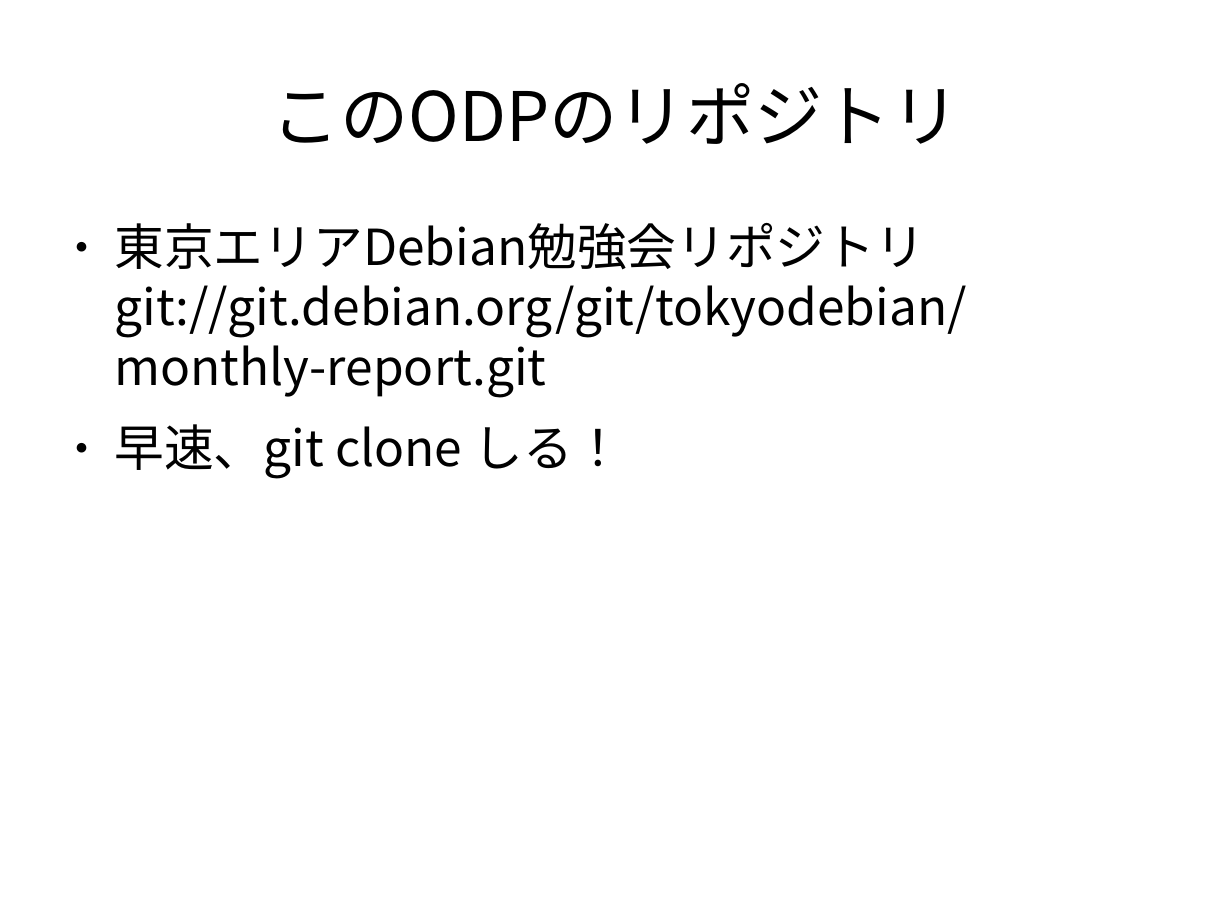
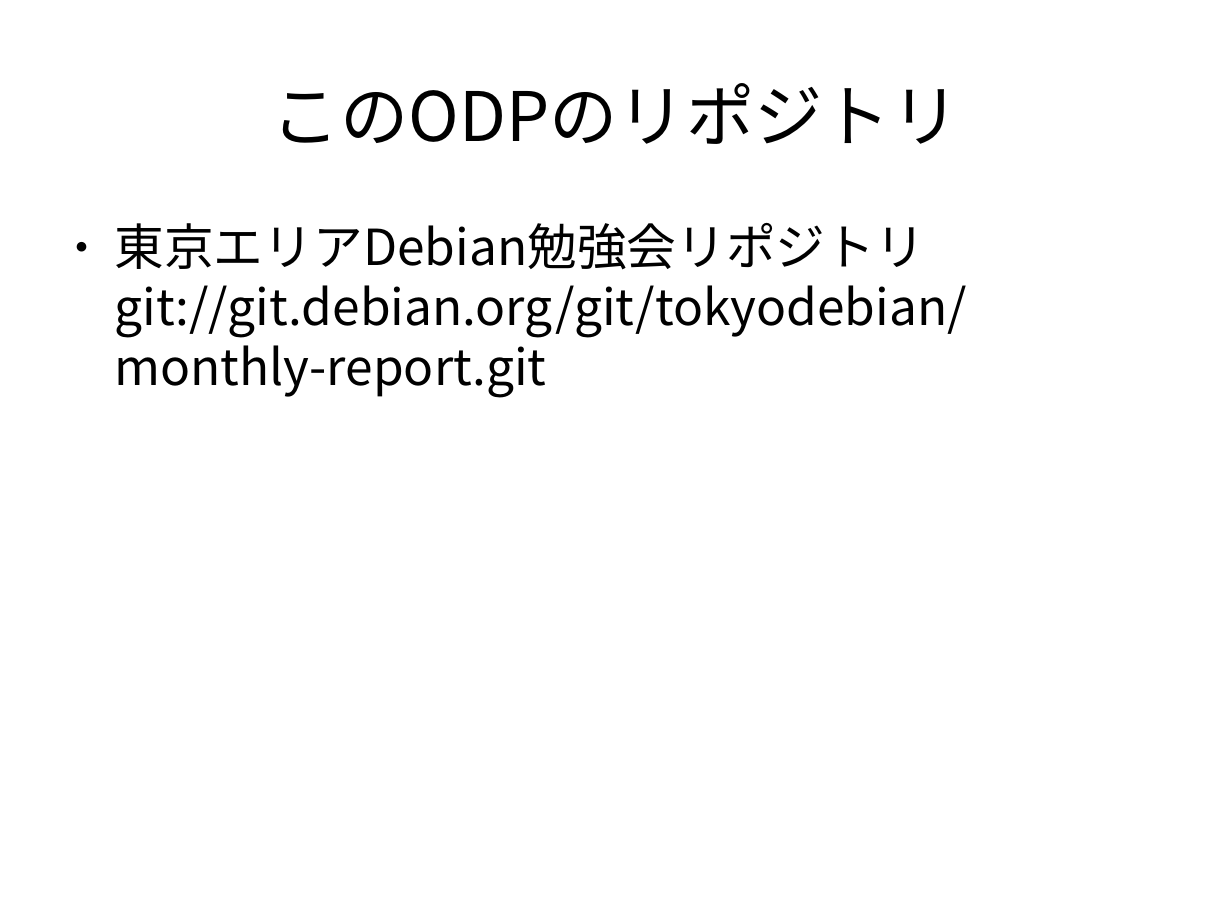
Before and after one commit to dancerj/monthly-report, a slide deck: slide 44 of osc2008-git.odp. Drawn at 1232x924 pixels with LibreOffice and Linux fonts; fonts in the diff are those of the drawing; background and template pictures are left out. Boxes give left, top, right and bottom in pixels: in the first picture for what was removed or moved away, otherwise in the second. Text is boxed around its words. In the diff, an @@ line names an element or a change of style, - is before the commit and + after.

```diff
--- a/osc2008-git.odp
+++ b/osc2008-git.odp
@@ text at (114, 424, 623, 479): paragraph removed @@
-● 早速、git clone しる！
```
Also in this commit, not shown: 3 other slides changed.
